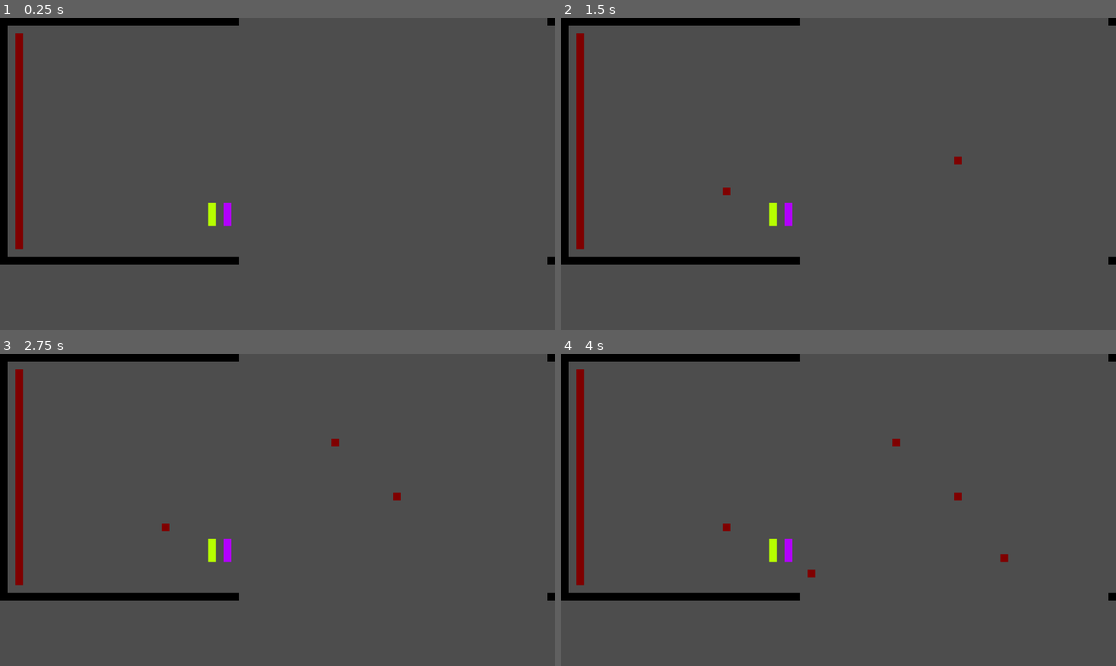
Above: before the commit, frames 1-4 (two rows, left to right).
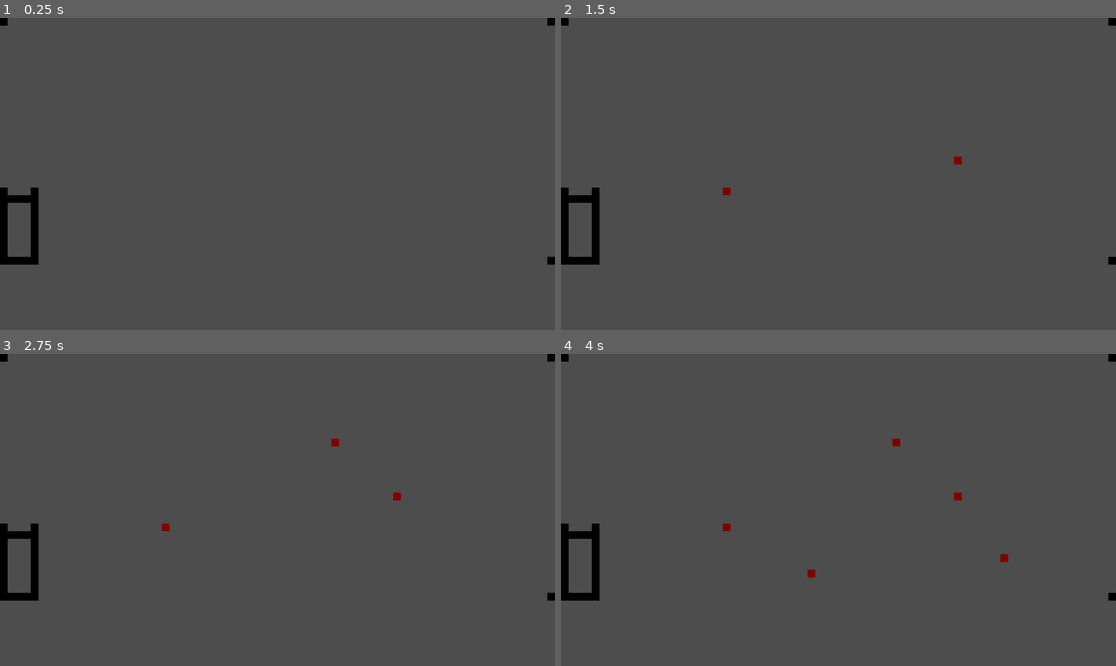
Above: after the commit, the same moments.

Repository: FontysRyan/Pr3Lj1St1Fontys
Game: Godot game, scene res://node_2d.tscn
Same seed, same stepped clock (60 frames per second), same inputs: the game is played once before the commit and once after it.
Inputs (mouse positions are in pixels of both pictures, inside the frame that each line leads up to):
- Up to frame 1 (0.25 s): no input
- Up to frame 2 (1.5 s): tap Enter at 0.5 s; move the mouse to (960, 158) at 0.52 s; click (960, 158) at 0.6 s; tap Space at 1.25 s; move the mouse to (727, 189) at 1.27 s; click (727, 189) at 1.35 s
- Up to frame 3 (2.75 s): tap Enter at 2 s; move the mouse to (333, 441) at 2.02 s; click (333, 441) at 2.1 s
- Up to frame 4 (4 s): tap Space at 2.75 s; move the mouse to (810, 572) at 2.77 s; click (810, 572) at 2.85 s; tap Enter at 3.5 s; move the mouse to (1005, 556) at 3.52 s; click (1005, 556) at 3.6 s

The runs differ from the first frame. In frame 1, 4.2% of the frame differs, in the area x 0-44%, y 0-80%; in frame 2, 4.2%; in frame 3, 4.2%; in frame 4, 4.2%.

Commit message:
Update node_2d.gd

Diff:
--- a/node_2d.gd
+++ b/node_2d.gd
@@ -2,37 +2,18 @@
 @onready var tile_map_layer: TileMapLayer = $TileMapLayer
 var zones: int = 1
 var racks: int = 1
-var compartments: int = 5
+var compartments: int = 2
+var i: int = 0
 
 func _ready():
+
 	#corner tile locations
-	tile_map_layer.set_cell(Vector2i(0,31), 0, Vector2i(2, 1), 0)
+
 	tile_map_layer.set_cell(Vector2i(71,0), 0, Vector2i(2, 1), 0)
 	tile_map_layer.set_cell(Vector2i(71,31), 0, Vector2i(2, 1), 0)
 	tile_map_layer.set_cell(Vector2i(0,0), 0, Vector2i(2, 1), 0)
-	#green line
-	tile_map_layer.set_cell(Vector2i(27,24), 0, Vector2i(1, 0), 0)
-	tile_map_layer.set_cell(Vector2i(27,25), 0, Vector2i(1, 0), 0)
-	tile_map_layer.set_cell(Vector2i(27,26), 0, Vector2i(1, 0), 0)
-	#purple line
-	tile_map_layer.set_cell(Vector2i(29,24), 0, Vector2i(1, 1), 0)
-	tile_map_layer.set_cell(Vector2i(29,25), 0, Vector2i(1, 1), 0)
-	tile_map_layer.set_cell(Vector2i(29,26), 0, Vector2i(1, 1), 0)
 
-	var i: int = 0
-
-	while i < 31:
-		print("i is", i)
-		tile_map_layer.set_cell(Vector2i(i,31), 0, Vector2i(2, 1), 0)
-		tile_map_layer.set_cell(Vector2i(i,0), 0, Vector2i(2, 1), 0)
-		var pos: int = 31 - i
-		tile_map_layer.set_cell(Vector2i(0,pos), 0, Vector2i(2, 1), 0)
-		i += 1
-	i = 0
-	while i < 28:
-		var pos2: int = 29 - i
-		tile_map_layer.set_cell(Vector2i(2,pos2), 0, Vector2i(0, 0), 0)
-		i += 1
+	MakeZone()
 
 func _process(_delta):
 		pass
@@ -43,3 +24,23 @@
 		var grid_pos = tile_map_layer.local_to_map(get_local_mouse_position())
 		print(grid_pos)
 		tile_map_layer.set_cell(grid_pos, 0, Vector2i(0, 0), 0)
+
+
+func MakeZone():
+	var zoneWidth: int = (5 * racks)
+	var zoneHeight: int = (5 * compartments)
+	print(zoneHeight)
+	print(zoneWidth)
+
+	for i in range(zoneHeight):
+			var Vwall = 31 - i
+			var Vwall2 = 4 * racks
+			tile_map_layer.set_cell(Vector2i(0,Vwall), 0, Vector2i(2, 1), 0) #start
+			tile_map_layer.set_cell(Vector2i(Vwall2,Vwall), 0, Vector2i(2, 1), 0) #start
+			i + 1
+	for i in range(zoneWidth):
+			var Hwall = 0 + i
+			var Hwall2 = 31 - (4 * compartments)
+			tile_map_layer.set_cell(Vector2i(Hwall,31), 0, Vector2i(2, 1), 0) #start
+			tile_map_layer.set_cell(Vector2i(Hwall,Hwall2), 0, Vector2i(2, 1), 0) #start
+			i + 1
